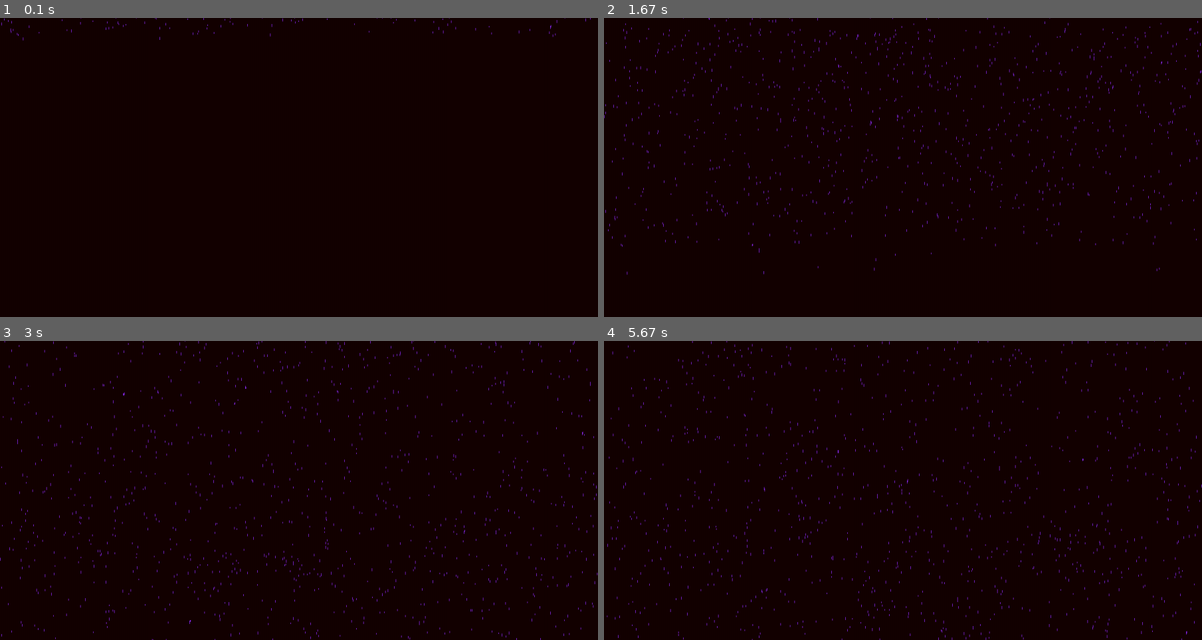
Above: before the commit, frames 1-4 (two rows, left to right).
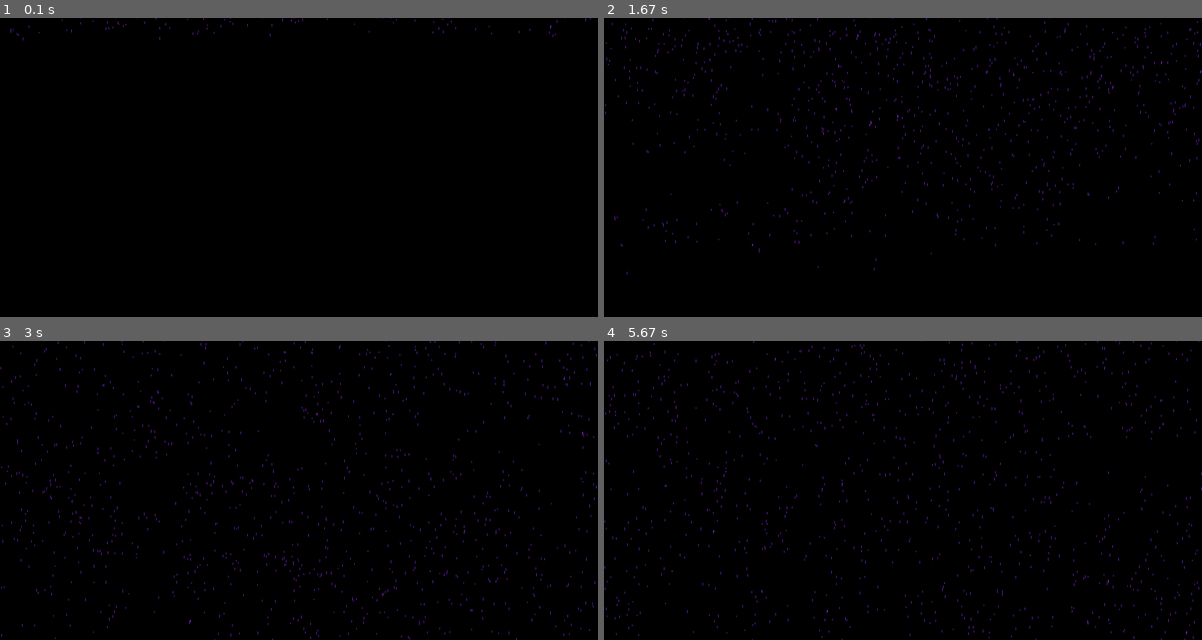
Above: after the commit, the same moments.

Repository: LittleFinchy/mini-pygames
Game: pygame game, started from main.py
Same seed, same stepped clock (60 frames per second), same inputs: the game is played once before the commit and once after it.
Inputs (mouse positions are in pixels of both pictures, inside the frame that each line leads up to):
- Up to frame 1 (0.1 s): no input
- Up to frame 2 (1.67 s): press the mouse at (1094, 53) at 0.37 s; move the mouse to (903, 86) at 0.47 s; release the mouse at (717, 122) at 0.6 s; press the mouse at (639, 50) at 0.7 s; move the mouse to (669, 74) at 0.8 s; release the mouse at (699, 95) at 0.93 s; press the mouse at (1148, 128) at 1.03 s; move the mouse to (1136, 203) at 1.13 s; release the mouse at (1130, 281) at 1.27 s; press the mouse at (759, 65) at 1.37 s; move the mouse to (765, 164) at 1.47 s; release the mouse at (771, 263) at 1.6 s
- Up to frame 3 (3 s): press the mouse at (328, 370) at 1.7 s; move the mouse to (227, 454) at 1.8 s; release the mouse at (131, 538) at 1.93 s; press the mouse at (574, 436) at 2.03 s; move the mouse to (550, 406) at 2.13 s; release the mouse at (520, 376) at 2.27 s; press the mouse at (556, 394) at 2.37 s; move the mouse to (412, 385) at 2.47 s; release the mouse at (269, 379) at 2.6 s; press the mouse at (149, 460) at 2.7 s; move the mouse to (299, 433) at 2.8 s; release the mouse at (448, 406) at 2.93 s
- Up to frame 4 (5.67 s): press the mouse at (801, 385) at 3.03 s; move the mouse to (873, 430) at 3.13 s; release the mouse at (950, 472) at 3.27 s; press the mouse at (789, 445) at 3.37 s; move the mouse to (783, 475) at 3.47 s; release the mouse at (777, 502) at 3.6 s; press the mouse at (669, 607) at 3.7 s; move the mouse to (801, 505) at 3.8 s; release the mouse at (932, 406) at 3.93 s; press the mouse at (825, 622) at 4.03 s; move the mouse to (753, 571) at 4.13 s; release the mouse at (687, 520) at 4.27 s; press the mouse at (1016, 478) at 4.37 s; move the mouse to (867, 481) at 4.47 s; release the mouse at (711, 484) at 4.6 s; press the mouse at (675, 442) at 4.7 s; move the mouse to (897, 508) at 4.8 s; release the mouse at (1124, 577) at 4.93 s; press the mouse at (663, 550) at 5.03 s; move the mouse to (723, 541) at 5.13 s; release the mouse at (777, 535) at 5.27 s; press the mouse at (1184, 430) at 5.37 s; move the mouse to (1130, 439) at 5.47 s; release the mouse at (1082, 451) at 5.6 s

The runs differ from the first frame. In frame 1, less than 0.1% of the frame differs, in the area x 0-2%, y 0-3%; in frame 2, 0.3%; in frame 3, 0.9%; in frame 4, 2.7%, in the area x 0-100%, y 0-100%.

Commit message:
Basic Umbrella
added basic umbrella
blocks rain drops

starting conditions need work

Diff:
--- a/drop.py
+++ b/drop.py
@@ -8,13 +8,21 @@
         self.len_ = random.randint(5, 10)/2
         self.speed = random.randint(5,10) / 2
 
+    def reset(self):
+        self.y = random.randint(-200, -10)
+        self.x = random.randint(0, pygame.display.get_surface().get_size()[0])
+        # self.speed = random.randint(5,10) / 2
+
     def fall(self):
         self.y += self.speed
 
         if self.y > pygame.display.get_surface().get_size()[1]:
-            self.y = random.randint(-200, -10)
-            self.x = random.randint(0, pygame.display.get_surface().get_size()[0])
-            self.speed = random.randint(5,10) / 2
+            self.reset()
+
+    def check_umb(self, umb):
+        if self.x > umb.left and self.x < umb.left + umb.w:
+            if self.y > umb.top and self.y < umb.top + umb.h:
+                self.reset()
 
     def show(self, win):
         pygame.draw.line(win, (138, 42, 240), (self.x, self.y), (self.x, self.y + self.len_))
--- a/main.py
+++ b/main.py
@@ -1,6 +1,7 @@
 import pygame
 from pygame.locals import *
 from drop import Drop
+from umbrella import Umbrella
 
 pygame.init()
 
@@ -16,20 +17,34 @@
 for i in range(NUM_OF_DROPS):
     all_drops.append(Drop())
 
+
+umb = Umbrella([i//2 for i in pygame.display.get_surface().get_size()])
+
+
+show_umb = False
 run = True
 while run:
 
     for i in range(NUM_OF_DROPS):
         all_drops[i].fall()
         all_drops[i].show(win)
-
+        all_drops[i].check_umb(umb)
 
     for event in pygame.event.get():
         if event.type == pygame.QUIT:
             run = False
 
+        if event.type == MOUSEBUTTONDOWN:
+            show_umb = True
+        if event.type == MOUSEBUTTONUP:
+            show_umb = False
+
+    if show_umb:
+        umb.update()
+        umb.show(win)
+
     pygame.display.update()
-    win.fill(RED)
+    win.fill((0,0,0))
 
 
 pygame.quit()
--- /dev/null
+++ b/umbrella.py
@@ -0,0 +1,19 @@
+import pygame
+import math
+
+class Umbrella:
+    def __init__(self, center):
+        self.center = pygame.mouse.get_pos()
+        self.w = 100
+        self.h = 60
+        self.left = self.center[0] - self.w/2
+        self.top = self.center[1] - self.h/2 - 50
+
+
+    def update(self):
+        self.center = pygame.mouse.get_pos()
+        self.left = self.center[0] - self.w/2
+        self.top = self.center[1] - self.h/2
+
+    def show(self, win):
+        pygame.draw.arc(win, (255,0,0), (self.left, self.top, self.w, self.h), math.pi/6, 5*math.pi/6)
